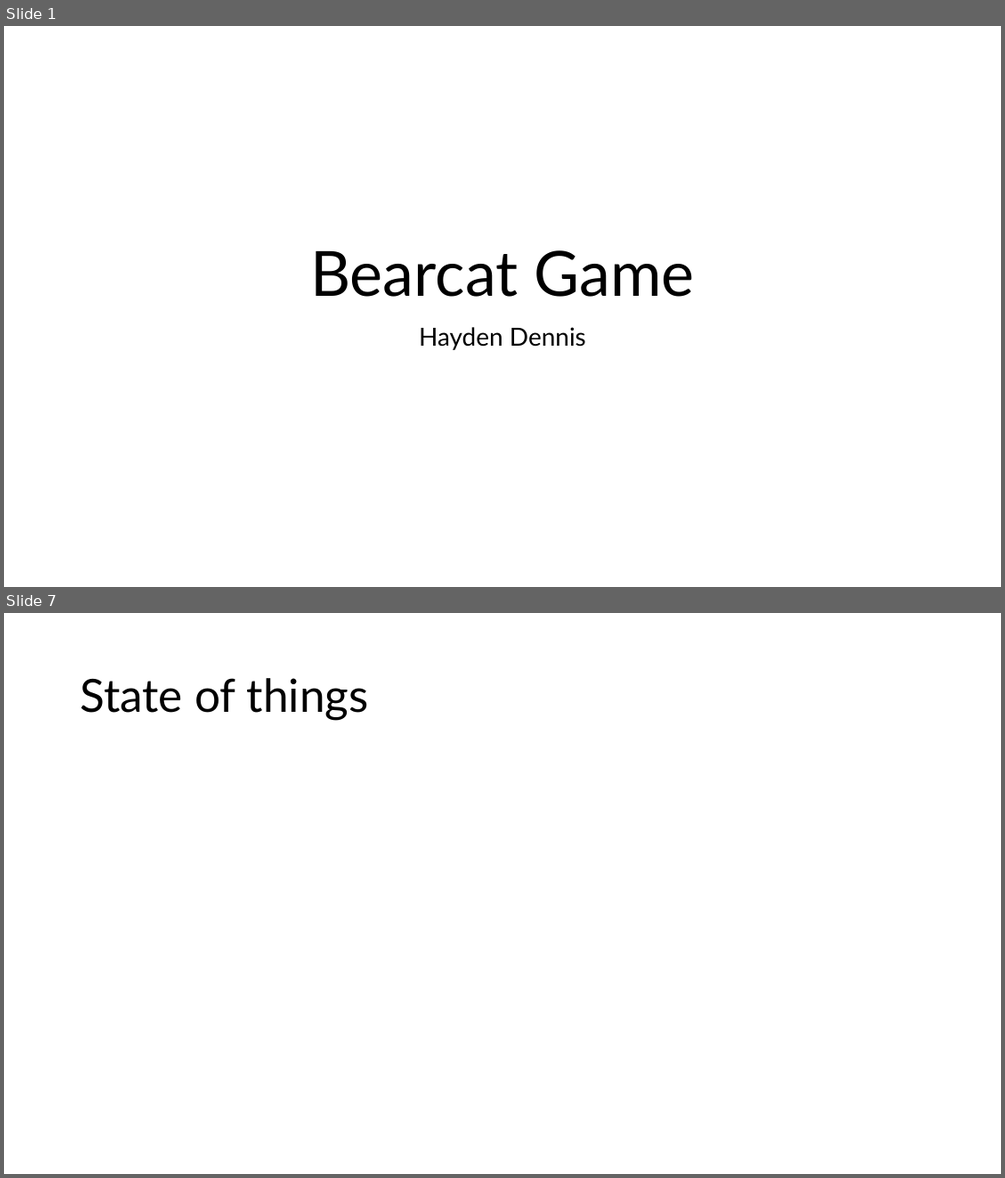
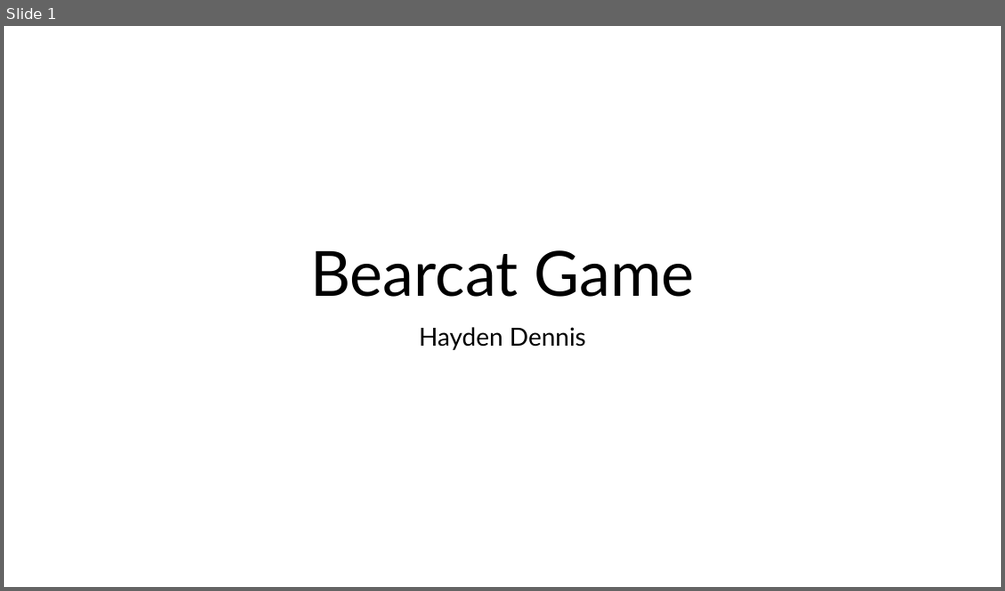
Before and after one commit to HDTHREE/bintrong_game, a slide deck: design_presentation.pptx. Shown one above the other, each under a label of ours: slides 1 and 7 before the commit, slide 1 after it; the slides between them are not shown. The pictures are 1005x1178 and 1005x591 pixels, drawn with LibreOffice and Linux fonts; fonts in the diff are those of the drawing. Boxes give left, top, right and bottom in pixels: in the first picture for what was removed or moved away, otherwise in the second. Text is boxed around its words. In the diff, an @@ line names an element or a change of style, - is before the commit and + after.

```diff
--- a/design_presentation.pptx
+++ b/design_presentation.pptx
@@ slide 7 removed at bbox=[4, 613, 1001, 1174], background #FFFFFF @@
@@ title removed at bbox=[80, 678, 369, 720] @@
-State of things
```
Also in this commit, not shown: 4 slides changed, 5 slides added, 2 other slides removed, 1 other file.
